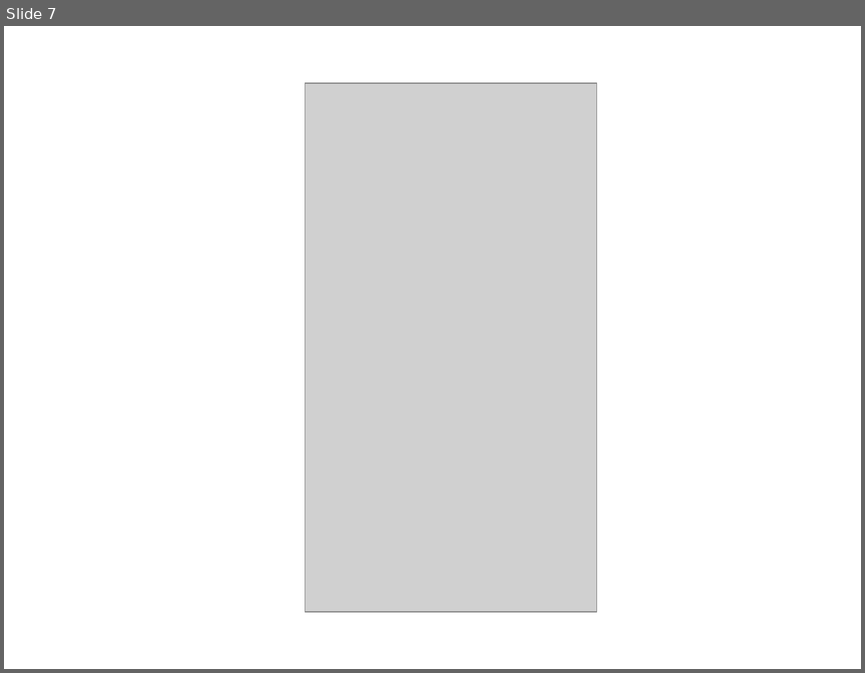
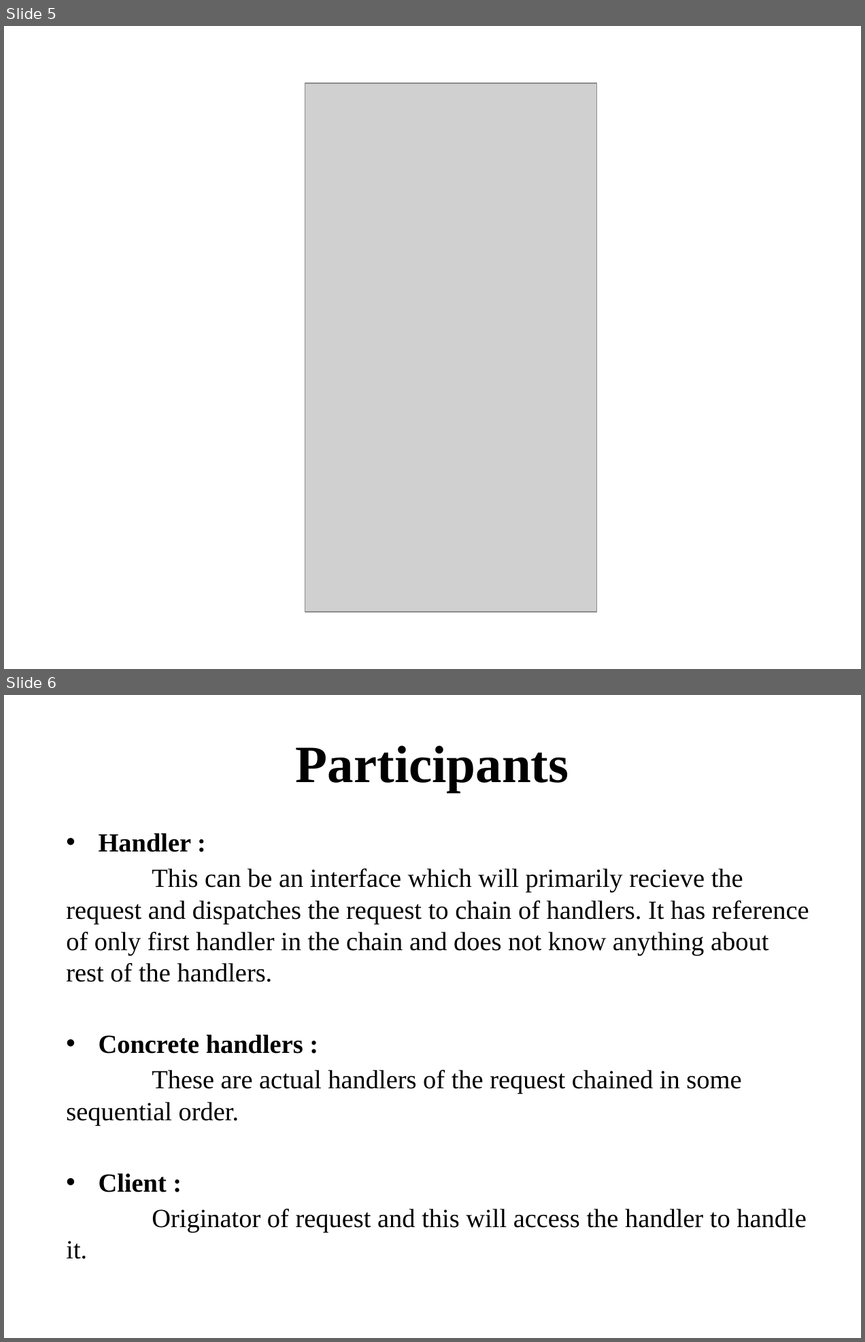
Before and after one commit to KuntanSutar/Swabhav-Techlabs, a slide deck: Presentation/Kuntan Sutar - Chain of Responsibility Pattern.pptx. Shown one above the other, each under a label of ours: slide 7 before the commit, slides 5 and 6 after it. The pictures are 865x673 and 865x1342 pixels, drawn with LibreOffice and Linux fonts; fonts in the diff are those of the drawing; grey boxes stand for pictures. Boxes give left, top, right and bottom in pixels: in the first picture for what was removed or moved away, otherwise in the second. Text is boxed around its words. In the diff, an @@ line names an element or a change of style, - is before the commit and + after.

```diff
--- a/Presentation/Kuntan Sutar - Chain of Responsibility Pattern.pptx
+++ b/Presentation/Kuntan Sutar - Chain of Responsibility Pattern.pptx
@@ slide 6 added at box(4, 695, 861, 1338), background #FFFFFF @@
@@ title added at box(296, 745, 569, 792), 44 pt, text #000000, bold @@
+Participants
@@ text added at box(66, 833, 809, 1259), 22 pt, text #000000 @@
+• Handler :
+This can be an interface which will primarily recieve the request and dispatches the request to chain of handlers. It has reference of only first handler in the chain and does not know anything about rest of the handlers.
+• Concrete handlers :
+These are actual handlers of the request chained in some sequential order.
+• Client :
+Originator of request and this will access the handler to handle it.
@@ what was slide 7 is now slide 5 @@
```
Also in this commit, not shown: 5 slides changed, 2 other slides added, 3 slides removed, 34 other files.
